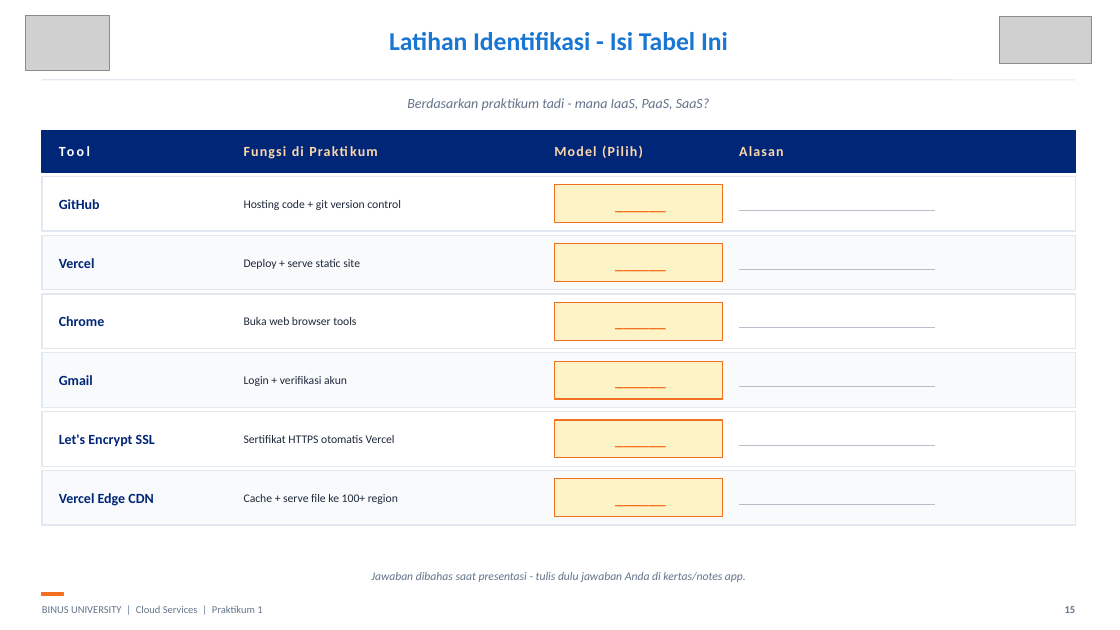
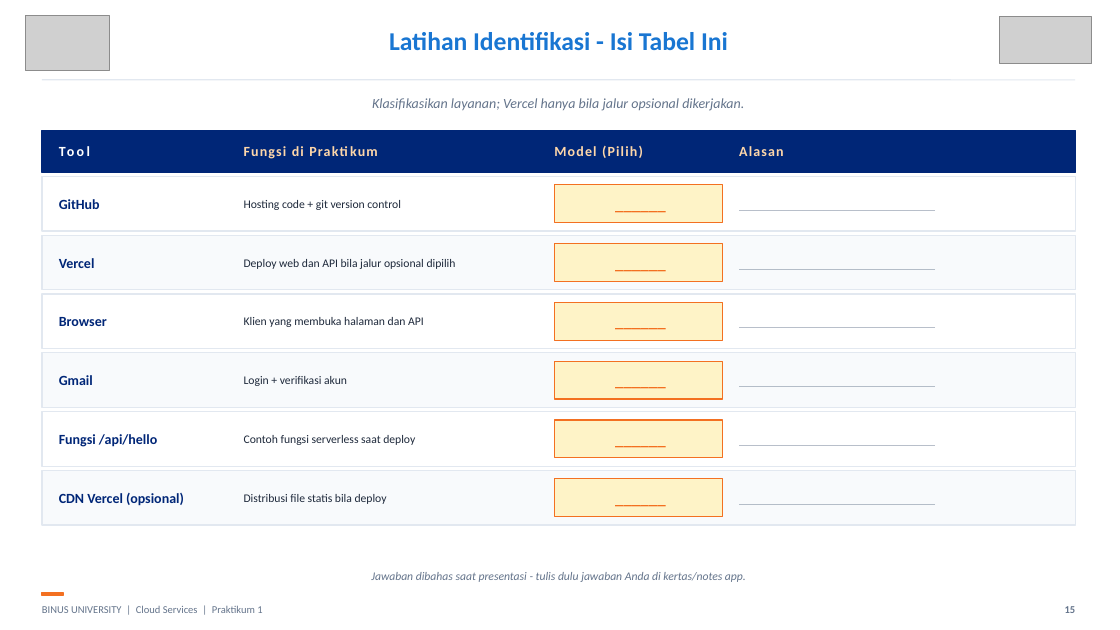
Before and after one commit to SeedFlora/meet1CloudService, a slide deck: slide 15 of slides/LAB01_Pengantar_Cloud_Hands_On_Final.pptx. Drawn at 1120x630 pixels with LibreOffice and Linux fonts; fonts in the diff are those of the drawing; grey boxes stand for pictures. Boxes give left, top, right and bottom in pixels: in the first picture for what was removed or moved away, otherwise in the second. Text is boxed around its words. In the diff, an @@ line names an element or a change of style, - is before the commit and + after.

```diff
--- a/slides/LAB01_Pengantar_Cloud_Hands_On_Final.pptx
+++ b/slides/LAB01_Pengantar_Cloud_Hands_On_Final.pptx
@@ text at (372,98,744,111): text changed @@
-Berdasarkan praktikum tadi - mana IaaS, PaaS, SaaS?
+Klasifikasikan layanan; Vercel hanya bila jalur opsional dikerjakan.
@@ text at (244,259,456,269): text changed @@
-Deploy + serve static site
+Deploy web dan API bila jalur opsional dipilih
@@ text at (59,317,107,326): text changed @@
-Chrome
+Browser
@@ text at (244,317,424,327): text changed @@
-Buka web browser tools
+Klien yang membuka halaman dan API
@@ text at (59,434,157,447): text changed @@
-Let's Encrypt SSL
+Fungsi /api/hello
@@ text at (244,435,415,445): text changed @@
-Sertifikat HTTPS otomatis Vercel
+Contoh fungsi serverless saat deploy
@@ text at (59,493,184,506): text changed @@
-Vercel Edge CDN
+CDN Vercel (opsional)
@@ text at (244,494,387,504): text changed @@
-Cache + serve file ke 100+ region
+Distribusi file statis bila deploy
```
Also in this commit, not shown: 21 other slides changed, 2 slides added, 2 slides removed, 1 other file.
